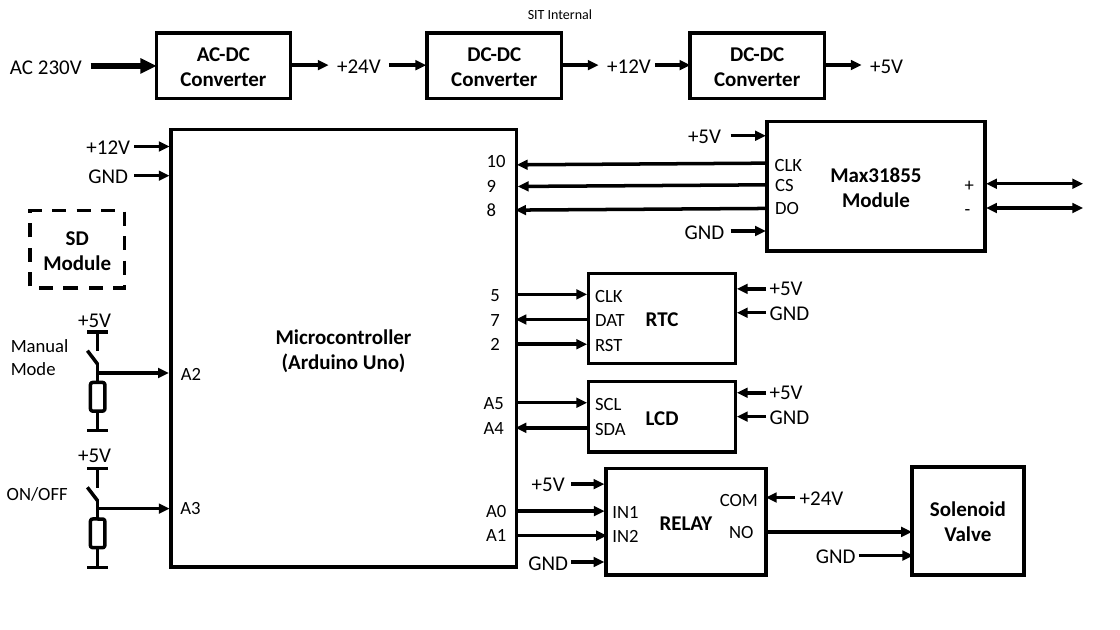
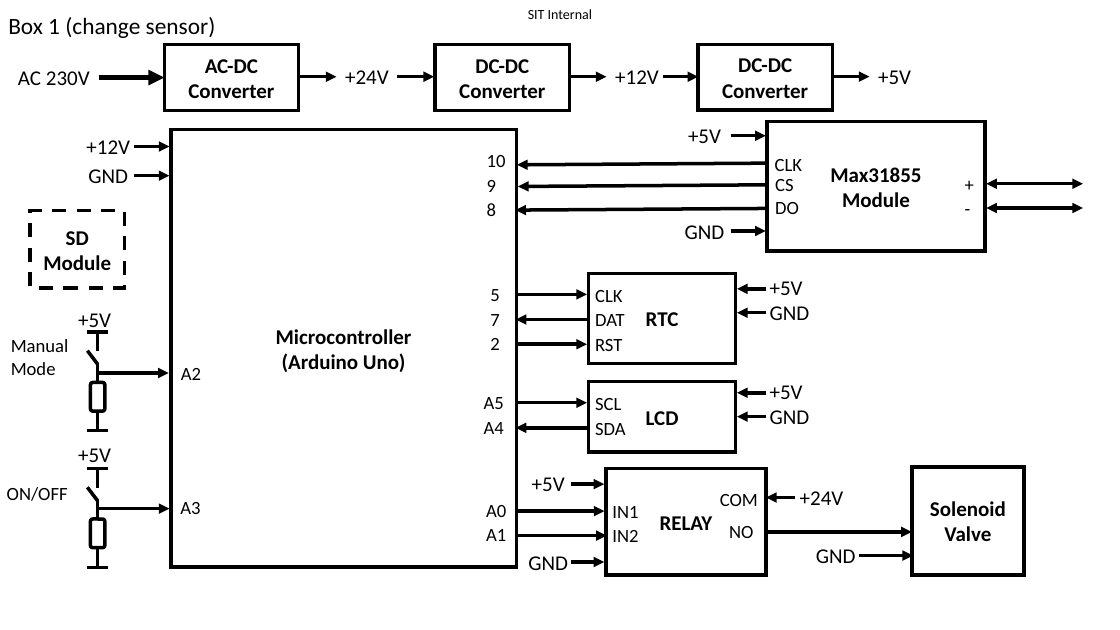
Before and after one commit to kanglc/Hashtag, a slide deck: slide 5 of Docs/thermal_controller_blockdiagram.pptx. Drawn at 1120x630 pixels with LibreOffice and Linux fonts; fonts in the diff are those of the drawing; background and template pictures are left out. Boxes give left, top, right and bottom in pixels: in the first picture for what was removed or moved away, otherwise in the second. Text is boxed around its words. In the diff, an @@ line names an element or a change of style, - is before the commit and + after.

```diff
--- a/Docs/thermal_controller_blockdiagram.pptx
+++ b/Docs/thermal_controller_blockdiagram.pptx
@@ text added at [8,17,216,38], 20 pt, text #000000 @@
+Box 1 (change sensor)
@@ 3 texts, 2 arrows, 1 rectangle: place and size @@
-3 texts, 2 arrows, 1 rectangle at [10,33,903,98]
+3 texts, 2 arrows, 1 rectangle at [18,45,911,110]
@@ 4 arrows, 2 rectangles, 1 text: place and size @@
-4 arrows, 2 rectangles, 1 text at [91,33,861,98]
+4 arrows, 2 rectangles, 1 text at [98,45,870,110]
```
Also in this commit, not shown: 5 other slides changed.
